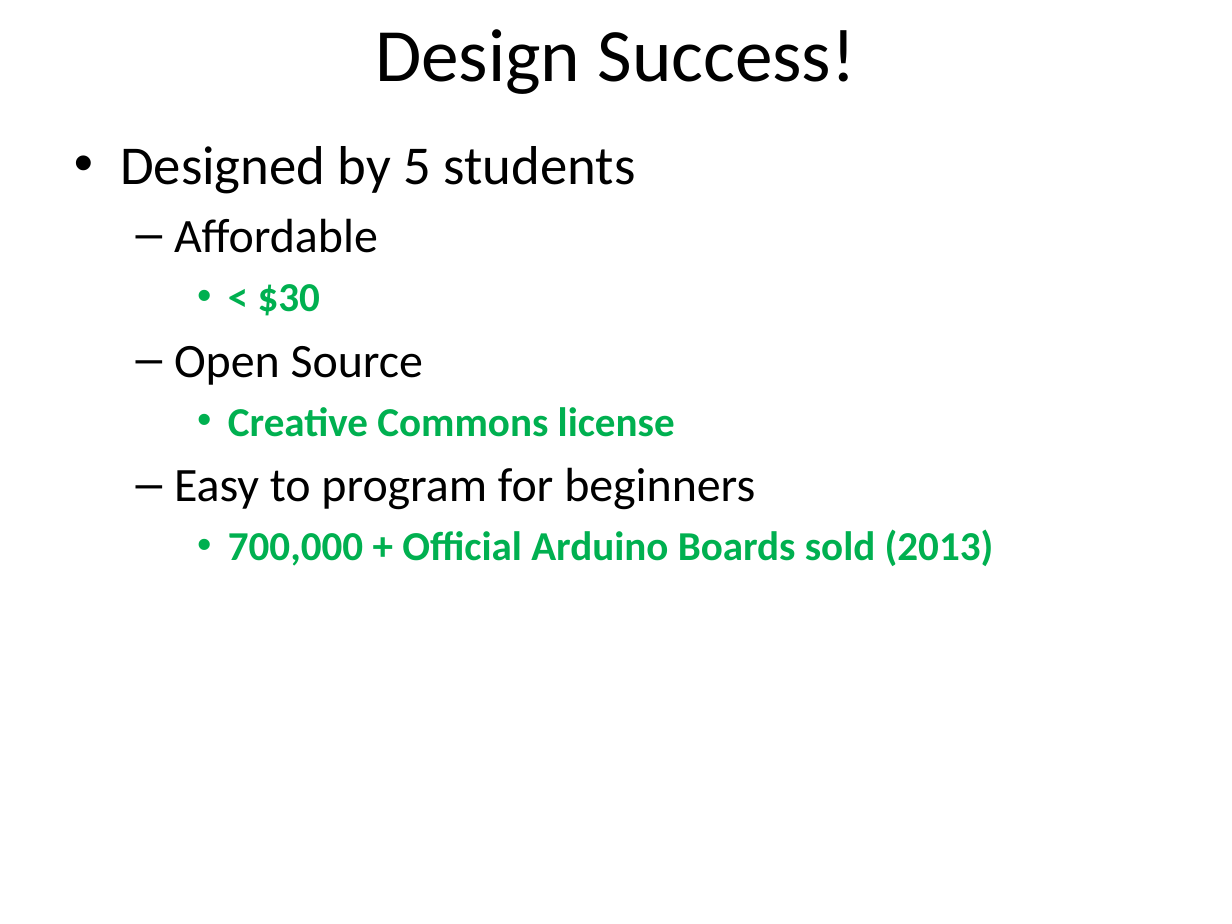
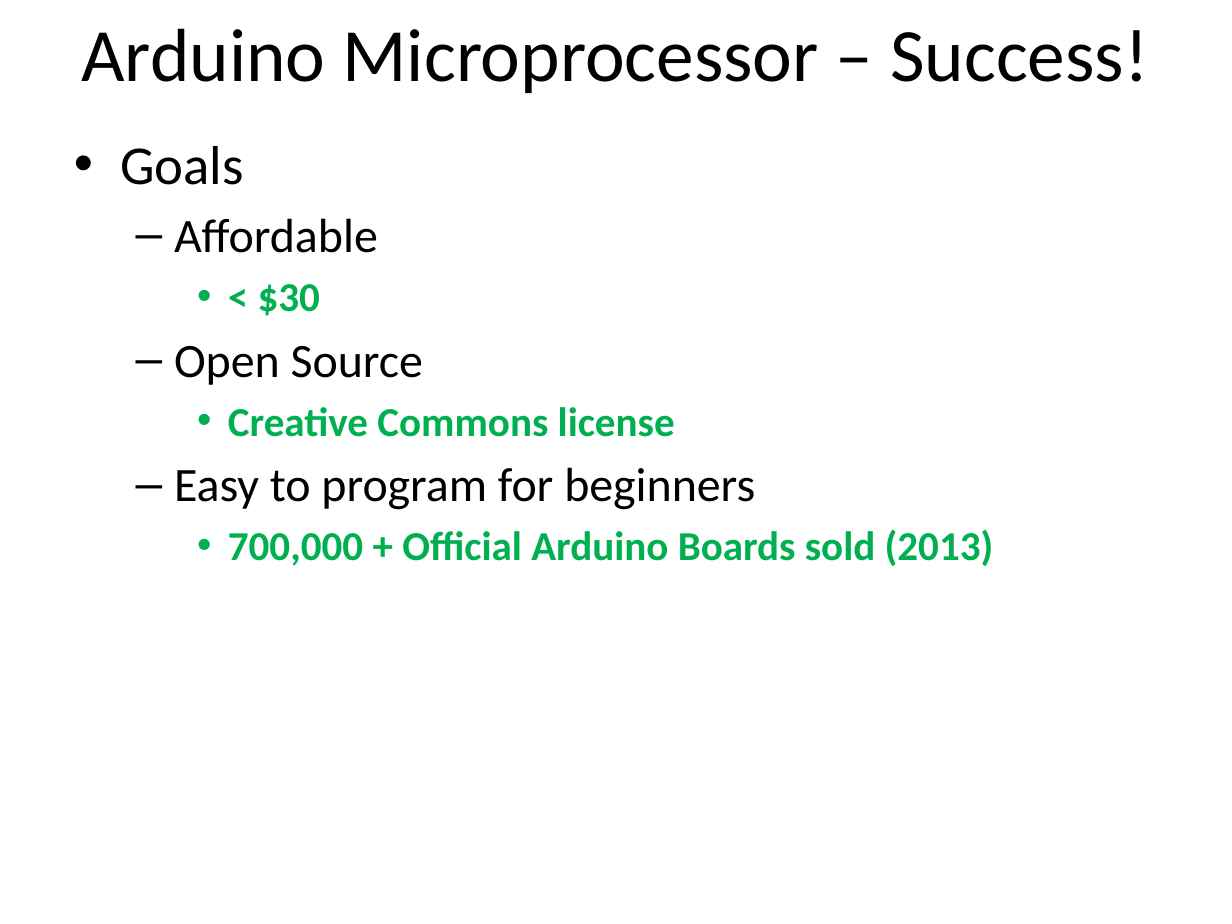
Before and after one commit to dykebert/GDI_Arduino_Robotics, a slide deck: slide 7 of Introduction to Arduino.pptx (slide 5 before the commit). Drawn at 1232x924 pixels with LibreOffice and Linux fonts; fonts in the diff are those of the drawing. Boxes give left, top, right and bottom in pixels: in the first picture for what was removed or moved away, otherwise in the second. Text is boxed around its words. In the diff, an @@ line names an element or a change of style, - is before the commit and + after.

```diff
--- a/Introduction to Arduino.pptx
+++ b/Introduction to Arduino.pptx
@@ title at bbox=[81, 28, 1148, 93]: text changed @@
-Design Success!
+Arduino Microprocessor – Success!
@@ text at bbox=[120, 146, 244, 185]: text changed @@
-• Designed by 5 students
+• Goals
```
Also in this commit, not shown: 3 other slides changed, 29 slides added, 2 other files.
